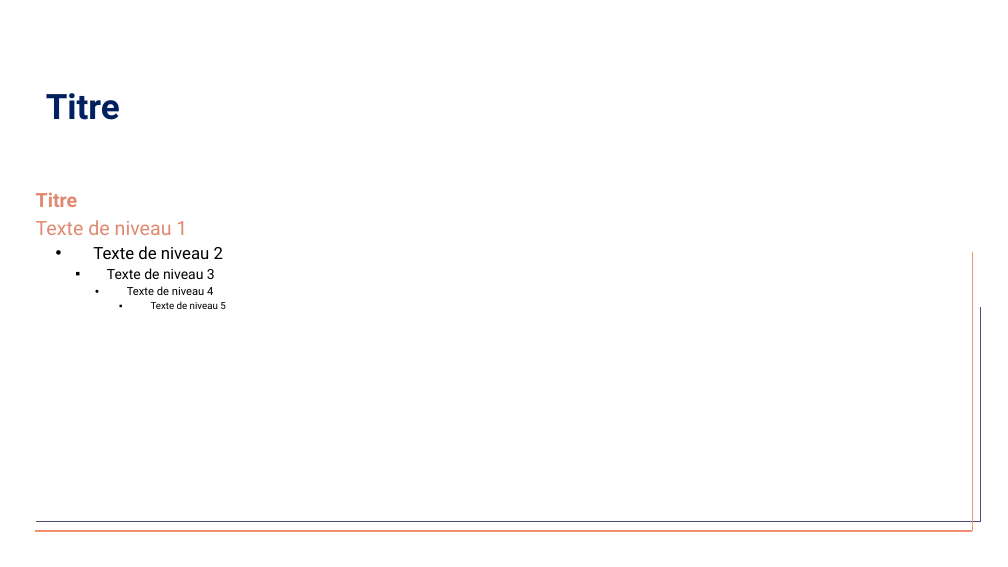
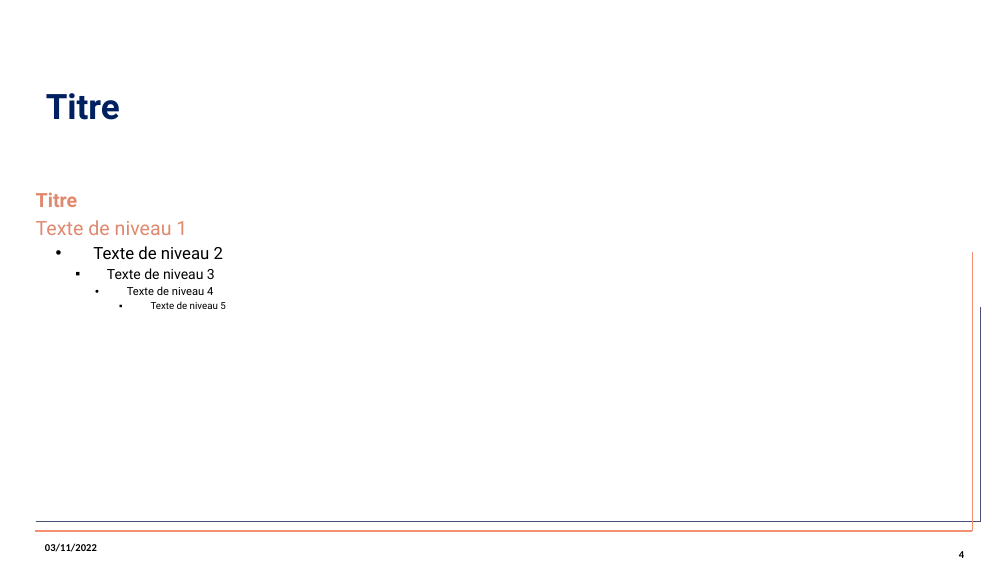
Before and after one commit to spyrales/quarto-gouv, a slide deck: slide 4 of _extensions/presentation-gouv/ressources/template_presentation.pptx. Drawn at 1008x567 pixels with LibreOffice and Linux fonts; fonts in the diff are those of the drawing; background and template pictures are left out. Boxes give left, top, right and bottom in pixels: in the first picture for what was removed or moved away, otherwise in the second. Text is boxed around its words. In the diff, an @@ line names an element or a change of style, - is before the commit and + after.

```diff
--- a/_extensions/presentation-gouv/ressources/template_presentation.pptx
+++ b/_extensions/presentation-gouv/ressources/template_presentation.pptx
@@ text added at [45,543,97,552], 7.5 pt, text #000000, bold @@
+03/11/2022
@@ page number added at [959,551,964,558], 7.5 pt, text #000000, bold @@
+4
```
Also in this commit, not shown: 3 other slides changed.
